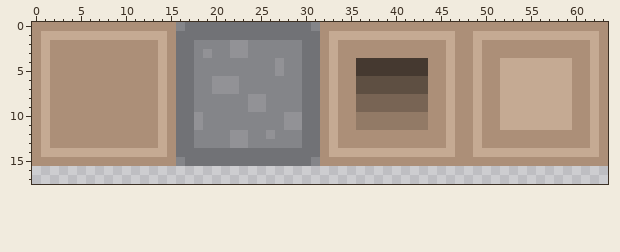
Pixel-art sprite: assets/board.png. That is the earlier state.
The file is 64x64 pixels. Shown: x 0..63, y 0..17.
And afterwards:
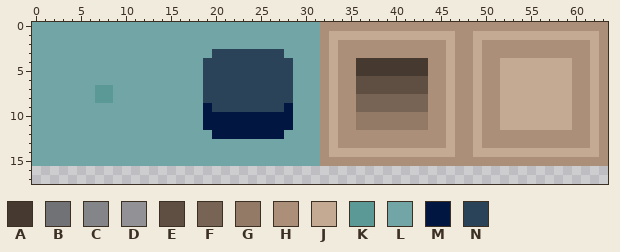
Palette (. is transparent): A #453930  B #717276  C #848589  D #929296  E #5e4f42  F #786454  G #927a66  H #ac8f78  J #c5aa93  K #5a9995  L #72a6a6  M #011640  N #2a4359
Change:
The author changed colour H to colour K in rows 7 to 8 at x 7 to 8.
The author changed colour B to colour L in row 0 at x 17 to 30; in row 1 at x 16 to 31; in rows 2 to 13 at x 16 to 17 and 30 to 31; in row 14 at x 16 to 31; in row 15 at x 17 to 30.
The author changed colour C to colour L in row 0 at x 16 and 31; in row 2 at x 18 to 21 and 24 to 29; in row 3 at x 18 and 28 to 29; in rows 4 to 9 at x 18 and 29; in row 12 at x 18 to 19 and 28 to 29; in row 13 at x 18 to 21 and 24 to 29.
The author changed colour C to colour L in row 15 at x 16 and 31.
The author changed colour D to colour L in row 2 at x 22 to 23; in row 3 at x 19; in rows 10 to 11 at x 18 and 29; in row 13 at x 22 to 23.
The author changed colour H to colour L in row 0 at x 0 to 15; in row 1 at x 0 and 15; in rows 2 to 6 at x 0, 2 to 13 and 15; in rows 7 to 8 at x 0, 2 to 6, 9 to 13 and 15; in rows 9 to 13 at x 0, 2 to 13 and 15; in row 14 at x 0 and 15.
The author changed colour H to colour L in row 15 at x 0 to 15.
The author changed colour J to colour L in row 1 at x 1 to 14; in rows 2 to 13 at x 1 and 14; in row 14 at x 1 to 14.
The author changed colour C to colour M in row 9 at x 19 and 28; in rows 10 to 11 at x 19 to 27; in row 12 at x 20 to 21, 24 to 25 and 27.
The author changed colour D to colour M in rows 10 to 11 at x 28; in row 12 at x 22 to 23 and 26.
The author changed colour C to colour N in row 3 at x 20 to 21 and 24 to 27; in rows 4 to 5 at x 19 to 26 and 28; in rows 6 to 7 at x 19 and 23 to 28; in row 8 at x 19 to 23 and 26 to 28; in row 9 at x 20 to 23 and 26 to 27.
The author changed colour D to colour N in row 3 at x 22 to 23; in rows 4 to 5 at x 27; in rows 6 to 7 at x 20 to 22; in rows 8 to 9 at x 24 to 25.
Pixel boxes of the changes (left, top, right, bottom) in both pictures:
changed: (32, 22, 320, 166)
